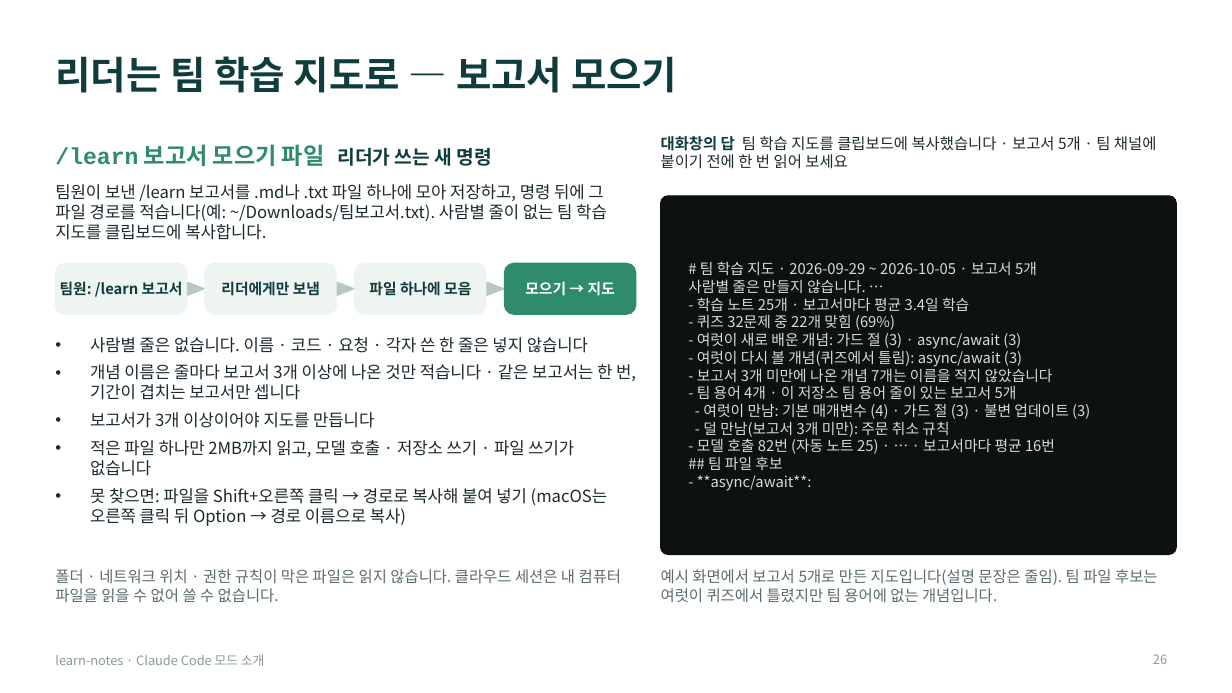
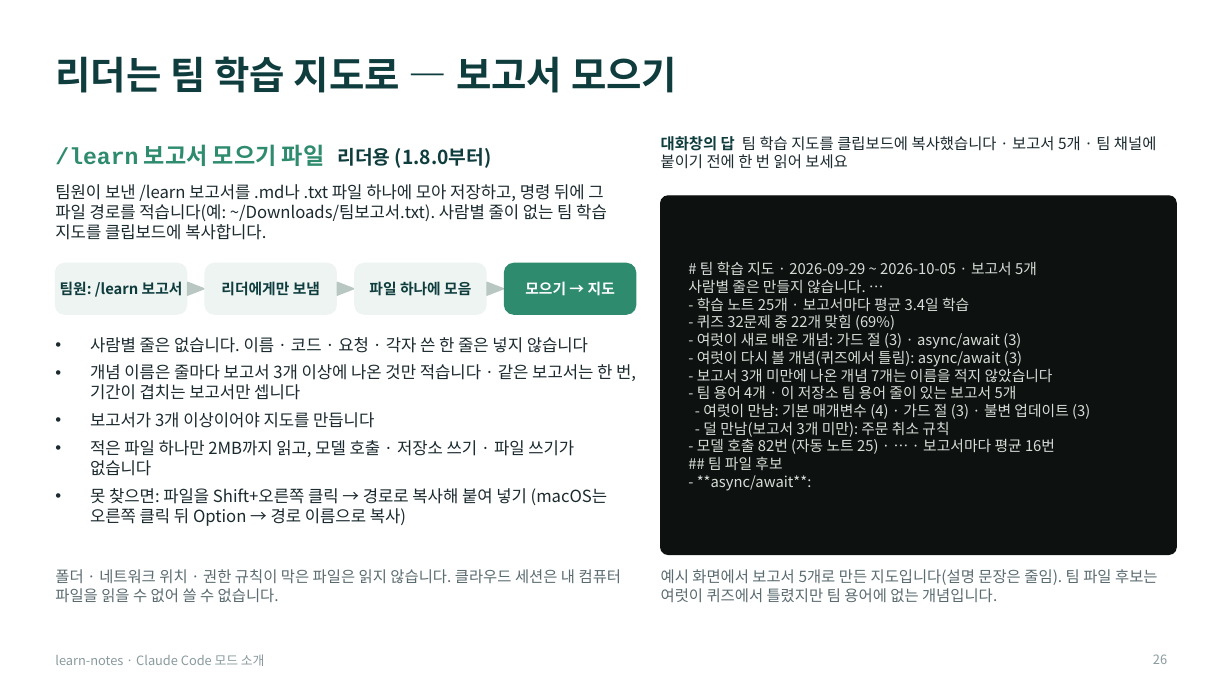
Before and after one commit to Owen-YC/learn-notes, a slide deck: slide 26 of docs/team/learn-notes-intro.pptx. Drawn at 1232x693 pixels with LibreOffice and Linux fonts; fonts in the diff are those of the drawing. Boxes give left, top, right and bottom in pixels: in the first picture for what was removed or moved away, otherwise in the second. Text is boxed around its words. In the diff, an @@ line names an element or a change of style, - is before the commit and + after.

```diff
--- a/docs/team/learn-notes-intro.pptx
+++ b/docs/team/learn-notes-intro.pptx
@@ text at [55,144,492,168]: text changed @@
-/learn 보고서 모으기 파일 리더가 쓰는 새 명령
+/learn 보고서 모으기 파일 리더용 (1.8.0부터)
```
Also in this commit, not shown: 11 other slides changed, 21 other files.
